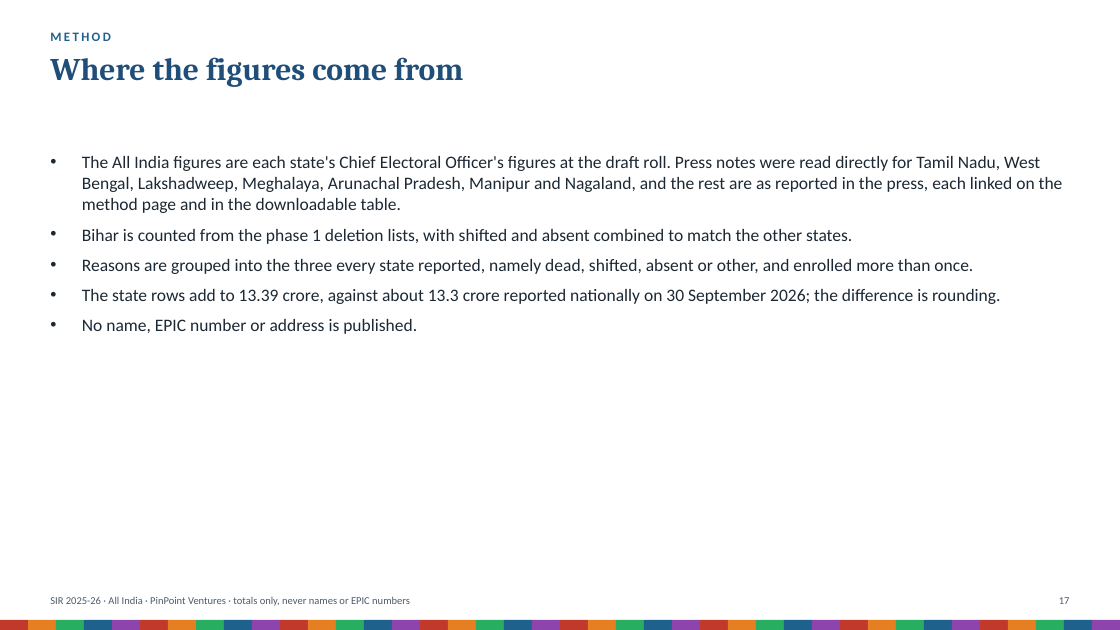
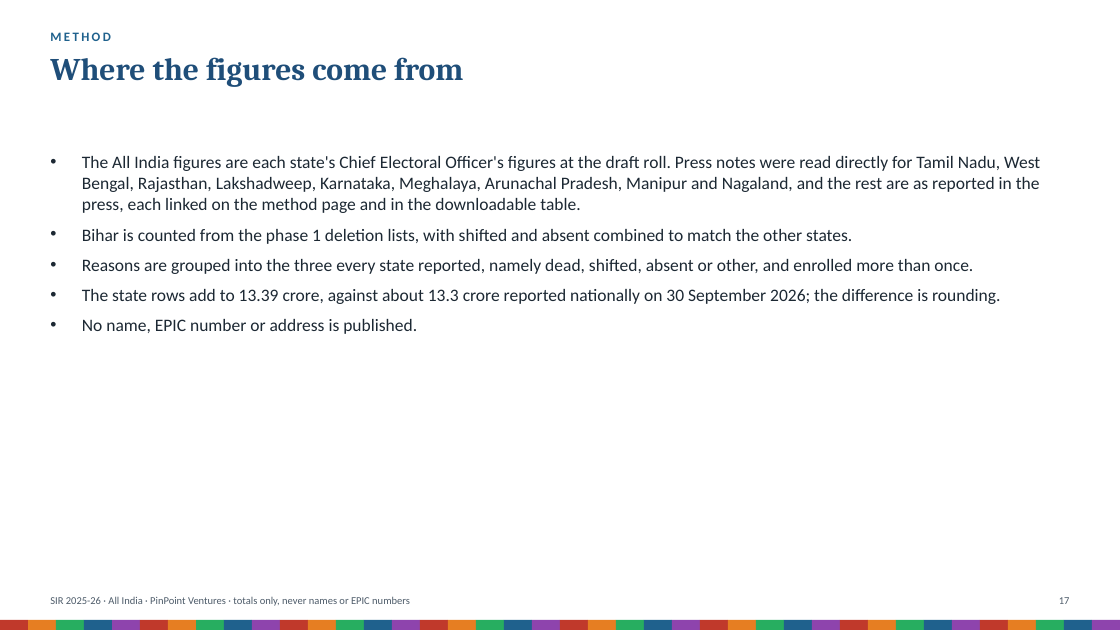
Before and after one commit to Varnasr/INDIA-DATA, a slide deck: slide 17 of reports/sir-india-deck.pptx. Drawn at 1120x630 pixels with LibreOffice and Linux fonts; fonts in the diff are those of the drawing. Boxes give left, top, right and bottom in pixels: in the first picture for what was removed or moved away, otherwise in the second. Text is boxed around its words. In the diff, an @@ line names an element or a change of style, - is before the commit and + after.

```diff
--- a/reports/sir-india-deck.pptx
+++ b/reports/sir-india-deck.pptx
@@ text at (82, 156, 1040, 213): text changed @@
-• The All India figures are each state's Chief Electoral Officer's figures at the draft roll. Press notes were read directly for Tamil Nadu, West Bengal, Lakshadweep, Meghalaya, Arunachal Pradesh, Manipur and Nagaland, and the rest are as reported in the press, each linked on the method page and in the downloadable table.
+• The All India figures are each state's Chief Electoral Officer's figures at the draft roll. Press notes were read directly for Tamil Nadu, West Bengal, Rajasthan, Lakshadweep, Karnataka, Meghalaya, Arunachal Pradesh, Manipur and Nagaland, and the rest are as reported in the press, each linked on the method page and in the downloadable table.
```
Also in this commit, not shown: 1 other slide changed, 31 other files.
